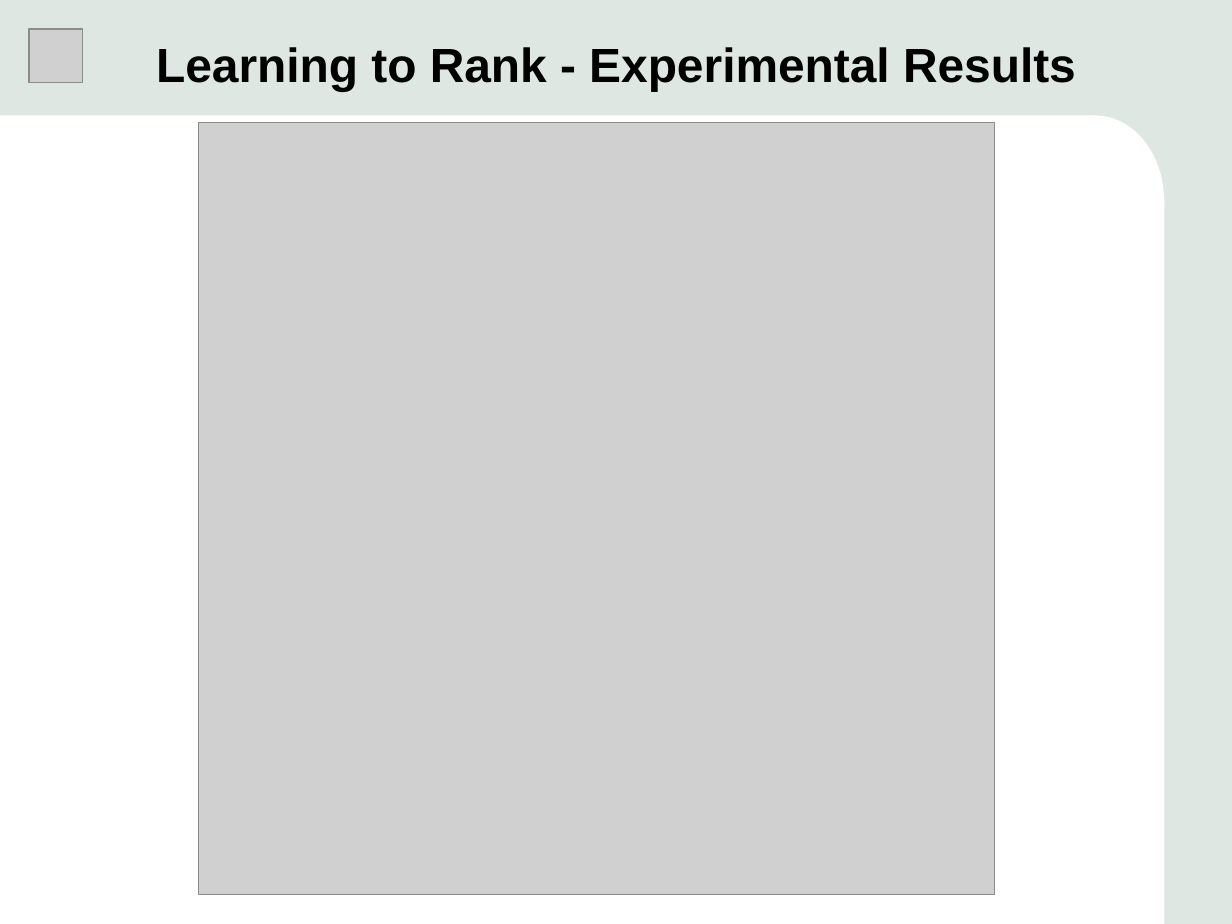
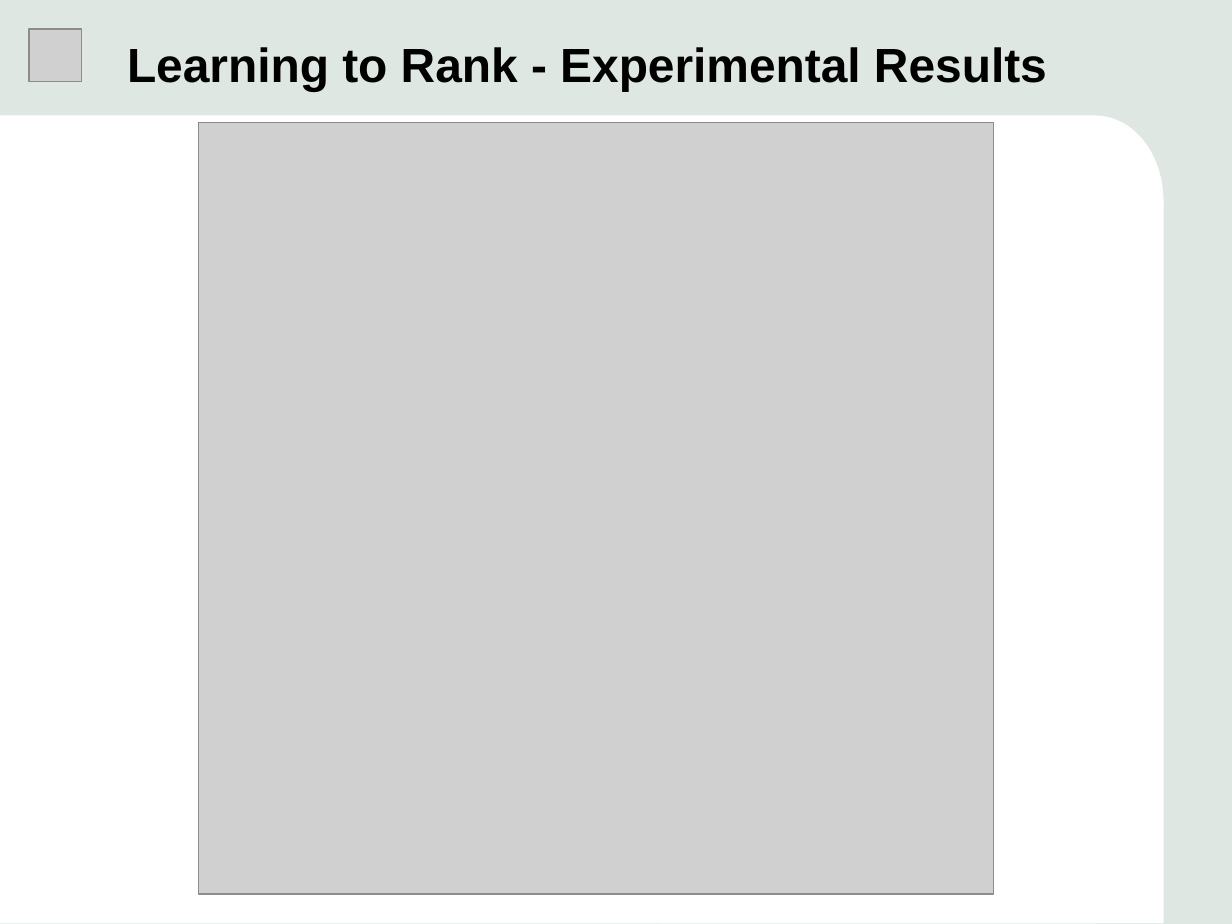
Before and after one commit to czxrrr/expert-retrieval-translators, a slide deck: slide 25 of presentation/presentation.pptx (slide 8 before the commit). Drawn at 1232x924 pixels with LibreOffice and Linux fonts; fonts in the diff are those of the drawing; grey boxes stand for pictures. Boxes give left, top, right and bottom in pixels: in the first picture for what was removed or moved away, otherwise in the second. Text is boxed around its words. In the diff, an @@ line names an element or a change of style, - is before the commit and + after.

```diff
--- a/presentation/presentation.pptx
+++ b/presentation/presentation.pptx
@@ text "Learning to Rank - Experimental ...": place and size @@
-text "Learning to Rank - Experimental ..." at (156,47,1076,91)
+text "Learning to Rank - Experimental ..." at (127,47,1047,91)
@@ text "Learning to Rank - Experimental ..." at (127,47,1047,91): alignment centre to left @@
```
Also in this commit, not shown: 6 other slides changed, 23 slides added, 3 slides removed, 19 other files.
